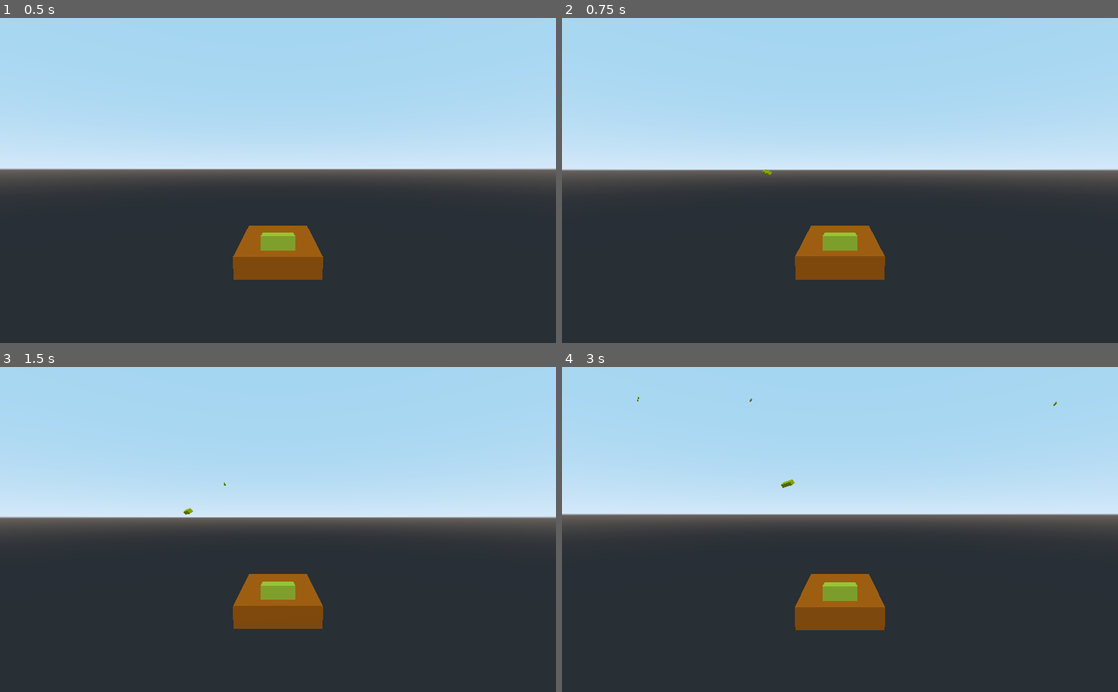
Above: before the commit, frames 1-4 (two rows, left to right).
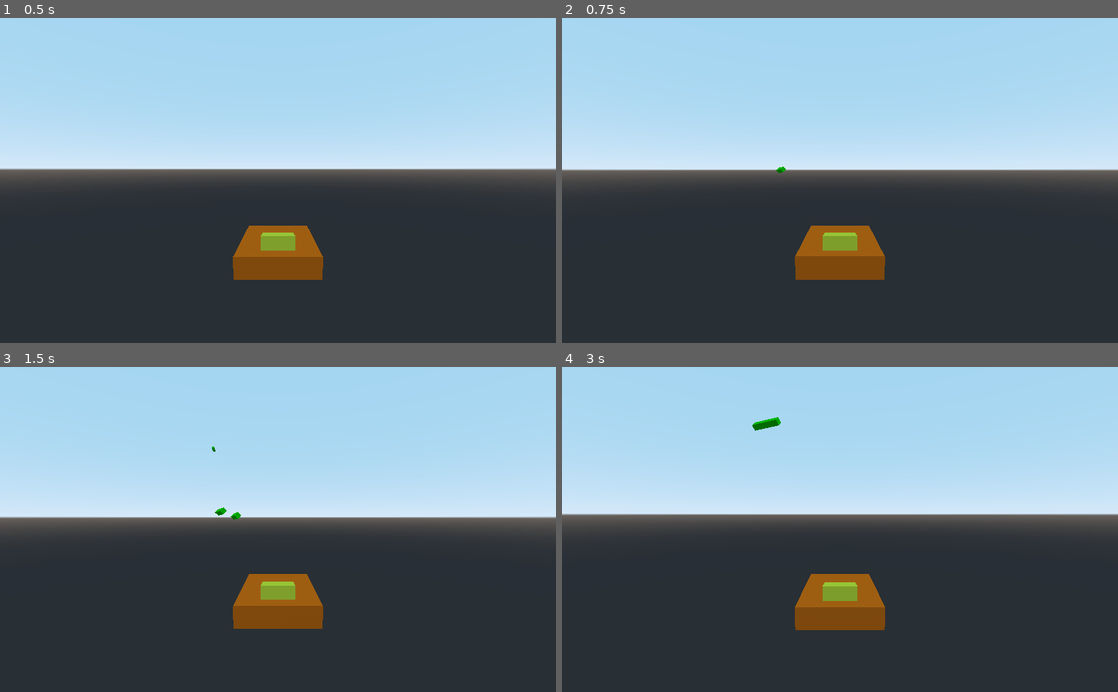
Above: after the commit, the same moments.

Repository: LangII/ProjectDrift
Game: Godot game, scene res://Scenes/Functional/VehicleBodies/TestBody01.tscn
Two runs of this game, one before a commit and one after it. Both use one fixed random seed, a clock stepped at 60 frames per second and the inputs below. The project has no main scene, so this scene is started directly.
Inputs (mouse positions are in pixels of both pictures, inside the frame that each line leads up to):
- Up to frame 1 (0.5 s): no input
- Up to frame 2 (0.75 s): tap Enter (ui_accept) at 0.5 s; move the mouse to (867, 180) at 0.52 s; hold Up (ui_up) from 0.53 s (still down); hold Enter (ui_accept) from 0.53 s (still down)
- Up to frame 3 (1.5 s): keep holding Up (ui_up); move the mouse to (250, 529) at 1.27 s; release Enter (ui_accept) at 1.28 s; tap Enter (ui_accept) at 1.35 s
- Up to frame 4 (3 s): keep holding Up (ui_up); tap Enter (ui_accept) at 1.52, 1.82, 2.85 s; move the mouse to (851, 523) at 2.02 s; hold Enter (ui_accept) 2.03-2.78 s; move the mouse to (834, 536) at 2.77 s

Frame 1 is identical in both runs. In frame 2, less than 0.1% of the frame differs, in the area x 36-41%, y 45-49%; in frame 3, less than 0.1%; in frame 4, 0.2%, in the area x 13-89%, y 9-38%.

Commit message:
added blaster/bolt cool down functionality and second blaster part

Diff:
--- a/Scenes/Functional/VehicleBodies/TestBody01.tscn
+++ b/Scenes/Functional/VehicleBodies/TestBody01.tscn
@@ -88,3 +88,7 @@
 
 [node name="SpawnBolt" type="Position3D" parent="."]
 transform = Transform( 1, 0, 0, 0, 1, 0, 0, 0, 1, 3.1, 1.79892, 0 )
+
+[node name="BlasterCoolDown" type="Timer" parent="."]
+autostart = true
+[connection signal="timeout" from="BlasterCoolDown" to="." method="_on_BlasterCoolDown_timeout"]
--- /dev/null
+++ b/Scenes/Models/VehicleParts/Blasters/TestBlaster02.tscn
@@ -0,0 +1,12 @@
+[gd_scene load_steps=3 format=2]
+
+[sub_resource type="SpatialMaterial" id=1]
+albedo_color = Color( 0, 1, 0, 1 )
+
+[sub_resource type="CubeMesh" id=2]
+material = SubResource( 1 )
+
+[node name="MeshInstance" type="MeshInstance"]
+transform = Transform( 0.4, 0, 0, 0, 0.1, 0, 0, 0, 0.1, 0.7, 1.05582, -0.65 )
+mesh = SubResource( 2 )
+material/0 = null
--- /dev/null
+++ b/Scenes/Models/VehicleParts/Projectiles/TestBoltModel02.tscn
@@ -0,0 +1,12 @@
+[gd_scene load_steps=3 format=2]
+
+[sub_resource type="SpatialMaterial" id=1]
+albedo_color = Color( 0, 1, 0, 1 )
+
+[sub_resource type="CubeMesh" id=2]
+material = SubResource( 1 )
+
+[node name="MeshInstance" type="MeshInstance"]
+transform = Transform( 0.0707107, -0.0707107, 0, 0.0707107, 0.0707107, 0, 0, 0, 0.5, 0, 0, 0.3 )
+mesh = SubResource( 2 )
+material/0 = null
--- a/Scripts/Controls.gd
+++ b/Scripts/Controls.gd
@@ -8,7 +8,7 @@
     'vehicle': {
         'body': 'TestBody01',
         'engines': 'TestEngines01',
-        'blaster': 'TestBlaster01'
+        'blaster': 'TestBlaster02'
     }
 }
 
@@ -20,7 +20,8 @@
     'spin_damp': 0.99, # (perc)
     'max_speed': 20.0,
     'mouse_sensitivity': 0.002,
-    'mouse_vert_damp': 0.80 # (perc)
+    'mouse_vert_damp': 0.80, # (perc)
+    'bolt_life_time': 3.0
 }
 
 ####################################################################################################
@@ -32,11 +33,18 @@
     'TestEngines02': {
         'thrust': 0.90, 'max_speed': 18.0
     }
+    # 'TestEngines02': {
+    #     'thrust': 0.90, 'max_speed': 18.0
+    # }
 }
 
 var blasters = {
     'TestBlaster01': {
         'bolt_scene': 'TestBoltScene01', 'bolt_model': 'TestBoltModel01', 'damage': 10, 'speed': 40,
-        'delay': 3.0
+        'cool_down': 0.5
+    },
+    'TestBlaster02': {
+        'bolt_scene': 'TestBoltScene01', 'bolt_model': 'TestBoltModel02', 'damage': 10, 'speed': 20,
+        'cool_down': 0.2
     }
 }
--- a/Scripts/TestBolt01.gd
+++ b/Scripts/TestBolt01.gd
@@ -14,7 +14,9 @@
 # Get bolt's control variables.
 onready var DAMAGE = controls.blasters[blaster_tag]['damage']
 onready var SPEED = controls.blasters[blaster_tag]['speed']
-onready var DELAY = controls.blasters[blaster_tag]['delay']
+
+# Get system controls.
+onready var LIFE_TIME = controls.vehicle['bolt_life_time']
 
 onready var timer = $Timer
 
@@ -24,7 +26,7 @@
 
     add_child(bolt_model.instance())
 
-    timer.wait_time = DELAY
+    timer.wait_time = LIFE_TIME
     timer.start()
 
 func _process(delta):
--- a/Scripts/TestVehicle01.gd
+++ b/Scripts/TestVehicle01.gd
@@ -45,10 +45,12 @@
 
 # Blaster and Bolt variables.
 onready var Bolt = load('res://Scenes/Functional/Projectiles/' + bolt_tag + '.tscn')
+onready var blaster_cool_down = $BlasterCoolDown
 onready var spawn_bolt = $SpawnBolt
 onready var scope = $Pivot/Camera/Scope
 onready var look_default = $Pivot/Camera/Scope/LookDefault
 var pointing_at = Vector3()
+var blaster_cooled_down = true
 
 
 
@@ -65,6 +67,9 @@
     physics_material_override.set_friction(FRICTION)
     set_linear_damp(THRUST_DAMP)
     set_angular_damp(SPIN_DAMP)
+
+    # Get blaster controls.
+    blaster_cool_down.wait_time = controls.blasters[blaster_tag]['cool_down']
 
 
 
@@ -84,17 +89,11 @@
         # Have to apply 'clamp' to prevent extreme camera positions.
         pivot.rotation.z = clamp(pivot.rotation.z, -1.2, 0.6)
 
-    """
-    Bolt spawn controls.
-    """
-    if event.is_action_pressed('ui_accept'):
-        var b = Bolt.instance()
-        get_parent().add_child(b)
-        b.spawn(spawn_bolt.global_transform)
 
 
 
 func _process(delta):
+
 
     # WASD processing.
     vel = getWasdInput()
@@ -111,12 +110,27 @@
     else:                       pointing_at = look_default.global_transform.origin
     spawn_bolt.look_at(pointing_at, Vector3.UP)
 
+    """
+    Bolt spawn controls.
+    """
+    if Input.is_action_pressed('ui_accept') and blaster_cooled_down:
+        var b = Bolt.instance()
+        get_parent().add_child(b)
+        b.spawn(spawn_bolt.global_transform)
+        blaster_cooled_down = false
+
 
 
 func _physics_process(delta):
 
     apply_torque_impulse(rot)
     apply_central_impulse(vel)
+
+
+
+func _on_BlasterCoolDown_timeout():
+
+    blaster_cooled_down = true
 
 
 
